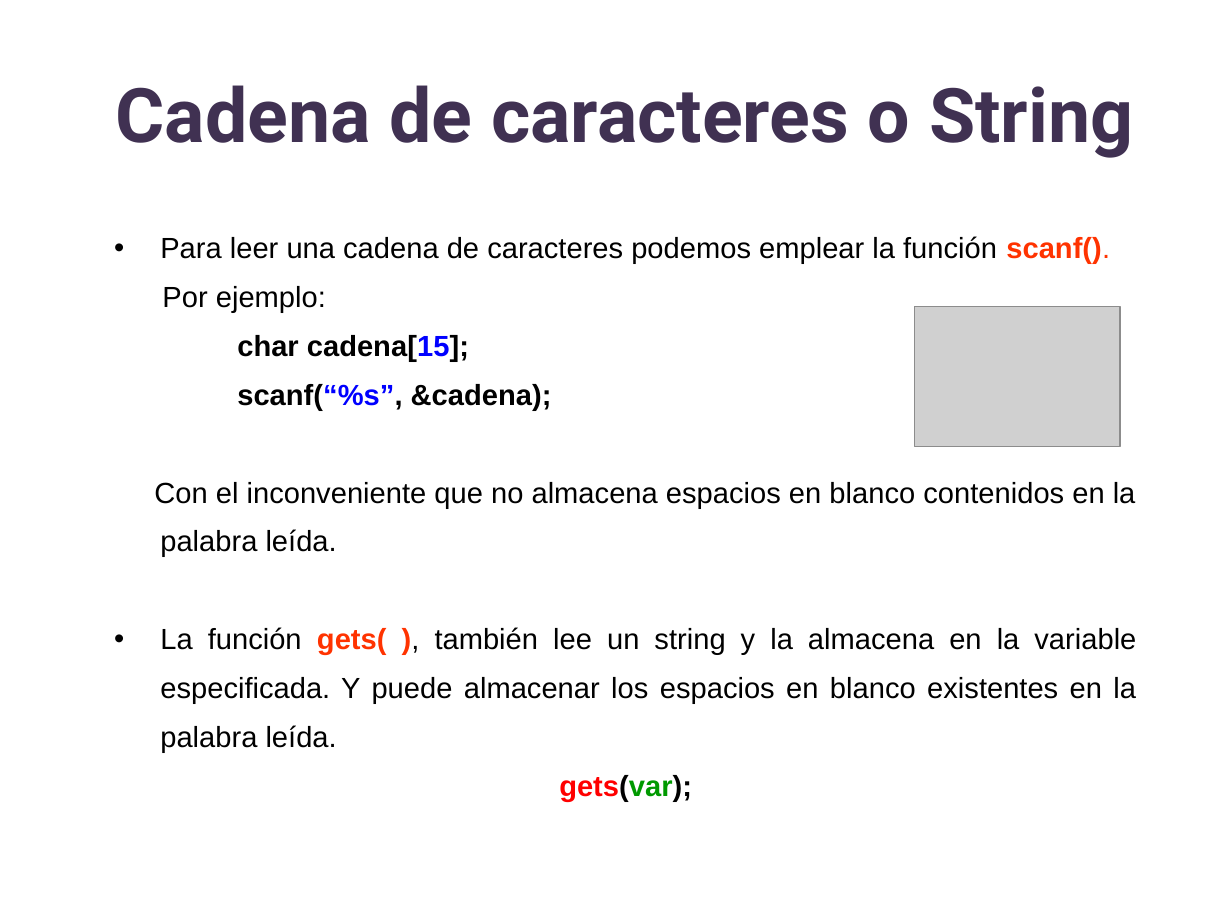
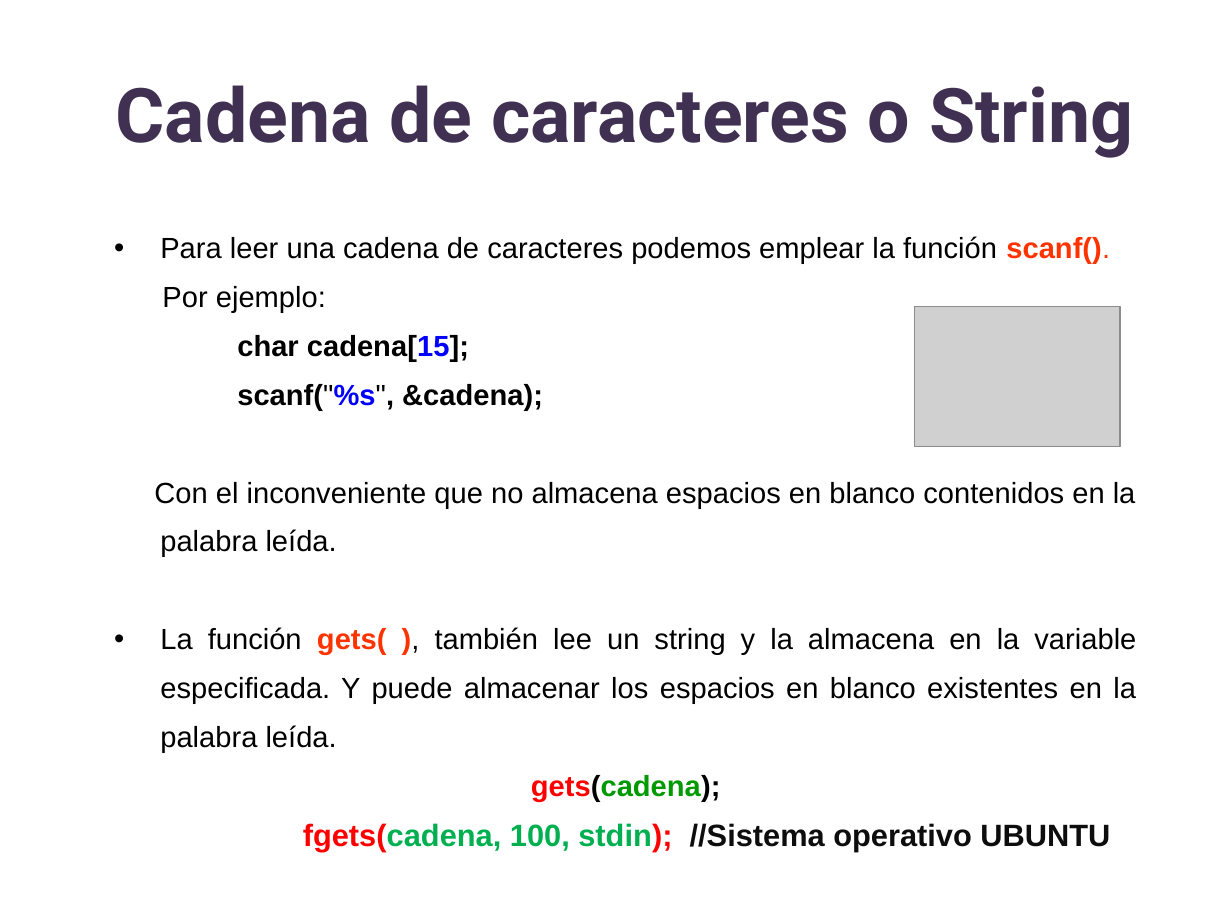
Before and after one commit to lizetheP/SolucionProblemas, a slide deck: slide 6 of CalendarioAgo20/Presentaciones/12_Cadenas.pptx. Drawn at 1232x924 pixels with LibreOffice and Linux fonts; fonts in the diff are those of the drawing; grey boxes stand for pictures. Boxes give left, top, right and bottom in pixels: in the first picture for what was removed or moved away, otherwise in the second. Text is boxed around its words. In the diff, an @@ line names an element or a change of style, - is before the commit and + after.

```diff
--- a/CalendarioAgo20/Presentaciones/12_Cadenas.pptx
+++ b/CalendarioAgo20/Presentaciones/12_Cadenas.pptx
@@ text at bbox=[237, 384, 543, 410]: text changed @@
-    scanf(“%s”, &cadena);
+    scanf("%s", &cadena);
@@ text at bbox=[531, 775, 721, 801]: text changed; text colour #FF0000 to #009900 @@
-gets(var);
+gets(cadena);
@@ text added at bbox=[303, 823, 1110, 852], 18 pt, text #0D0D0D, bold @@
+fgets(cadena, 100, stdin); //Sistema operativo UBUNTU
```
Also in this commit, not shown: 10 other slides changed, 3 other files.
